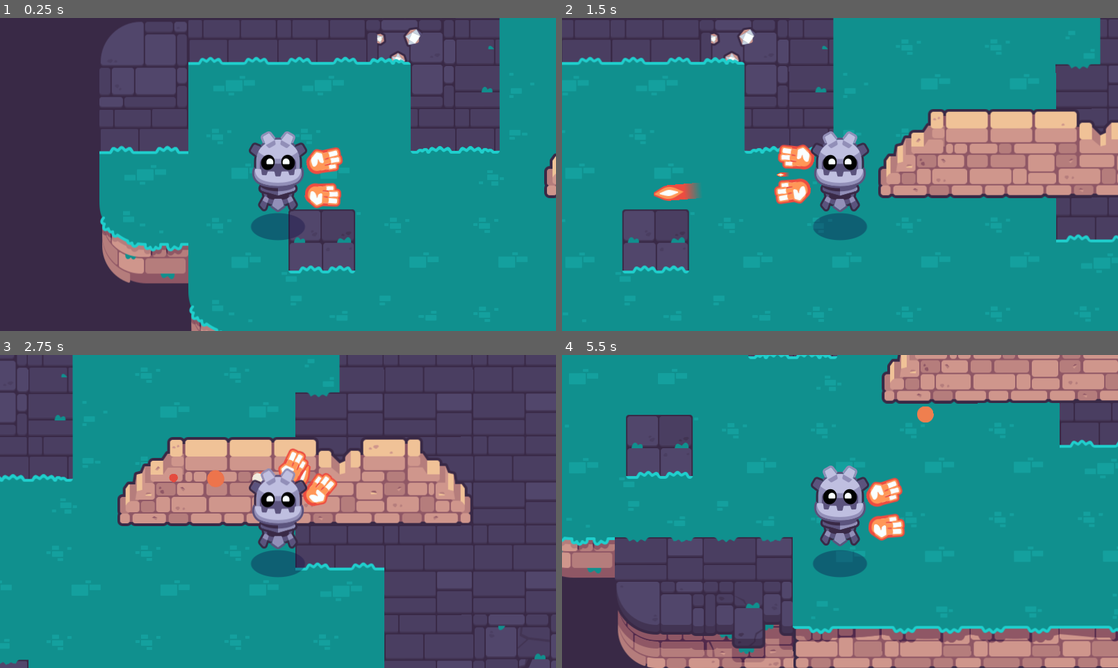
Above: before the commit, frames 1-4 (two rows, left to right).
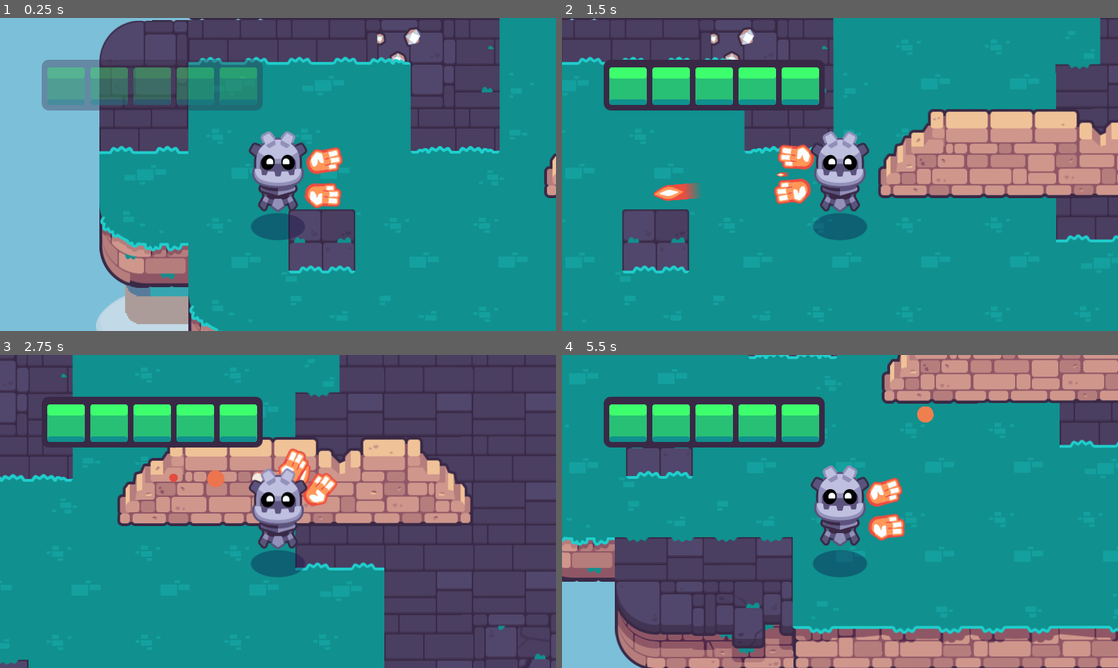
Above: after the commit, the same moments.

Repository: fioxu/2d-GameDev-Course
Game: Godot game, scene res://start.tscn
The game is run twice, just before and just after one commit, with the same random seed, the same clock (stepped at 60 frames per second) and the same inputs. This scene is started directly instead of the project's main scene. Sound files missing from this copy of the repository are replaced by a short silence.
Inputs (mouse positions are in pixels of both pictures, inside the frame that each line leads up to):
- Up to frame 1 (0.25 s): no input
- Up to frame 2 (1.5 s): tap Enter at 0.5 s; move the mouse to (962, 158) at 0.52 s; hold D (move_right) 0.53-1.25 s; hold Mouse wheel down (cycle_weapon_down) 0.53-1.25 s; click (962, 158) at 0.67 s; drag from (728, 190) to (890, 140) at 1.27 s
- Up to frame 3 (2.75 s): move the mouse to (333, 442) at 2.02 s; press the mouse at (333, 442) at 2.03 s; hold D (move_right) from 2.03 s (still down)
- Up to frame 4 (5.5 s): release D (move_right) at 2.75 s; release the mouse at (895, 442) at 2.75 s; drag from (812, 574) to (667, 470) at 2.77 s; move the mouse to (1006, 558) at 3.52 s; hold A (move_left) 3.53-4.25 s; hold Mouse wheel up (cycle_weapon_up) 3.53-4.25 s; drag from (673, 464) to (756, 433) at 4.27 s; move the mouse to (867, 511) at 5.02 s; hold S (move_down) from 5.03 s (still down); hold Mouse wheel down (cycle_weapon_down) from 5.03 s (still down); click (867, 511) at 5.17 s

The runs differ from the first frame. In frame 1, 24% of the frame differs, in the area x 0-48%, y 0-100%; in frame 2, 5.7%; in frame 3, 6.1%; in frame 4, 8.7%.

Commit message:
add a sky and a healthbar

Diff:
--- a/02.getting-to-know-godot/start.tscn
+++ b/02.getting-to-know-godot/start.tscn
@@ -7,6 +7,8 @@
 [ext_resource type="PackedScene" uid="uid://cu2rb5dl4ljte" path="res://levels/rooms/room_a.tscn" id="5_wawt8"]
 [ext_resource type="PackedScene" uid="uid://dgayuh42w4v6u" path="res://levels/rooms/room_b.tscn" id="6_awt2o"]
 [ext_resource type="PackedScene" uid="uid://cq0mmphkbrvmm" path="res://levels/rooms/room_c.tscn" id="7_sv40r"]
+[ext_resource type="PackedScene" uid="uid://wdey00p3syru" path="res://levels/background/background_blue_sky.tscn" id="8_48d5h"]
+[ext_resource type="PackedScene" uid="uid://cce7r30dfjm4r" path="res://interface/bars/ui_health_bar.tscn" id="9_mochk"]
 
 [node name="Start" type="Node2D"]
 script = ExtResource("2")
@@ -36,3 +38,13 @@
 
 [node name="RoomC" parent="." instance=ExtResource("7_sv40r")]
 position = Vector2(1152, -2560)
+
+[node name="BackgroundBlueSky" parent="." instance=ExtResource("8_48d5h")]
+
+[node name="CanvasLayer" type="CanvasLayer" parent="."]
+
+[node name="UIHealthBar" parent="CanvasLayer" instance=ExtResource("9_mochk")]
+offset_left = 60.0
+offset_top = 60.0
+offset_right = 378.0
+offset_bottom = 132.725
Not shown: 1 places in 02.getting-to-know-godot/start.tscn that only renumber resources
Not shown, changed: 02.getting-to-know-godot/godot_tours.log-asmVhO
